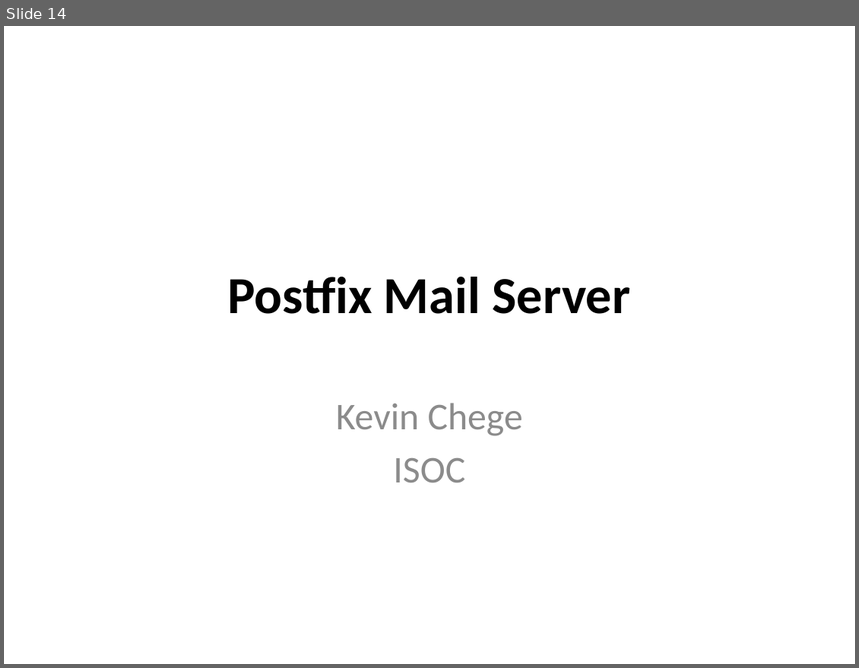
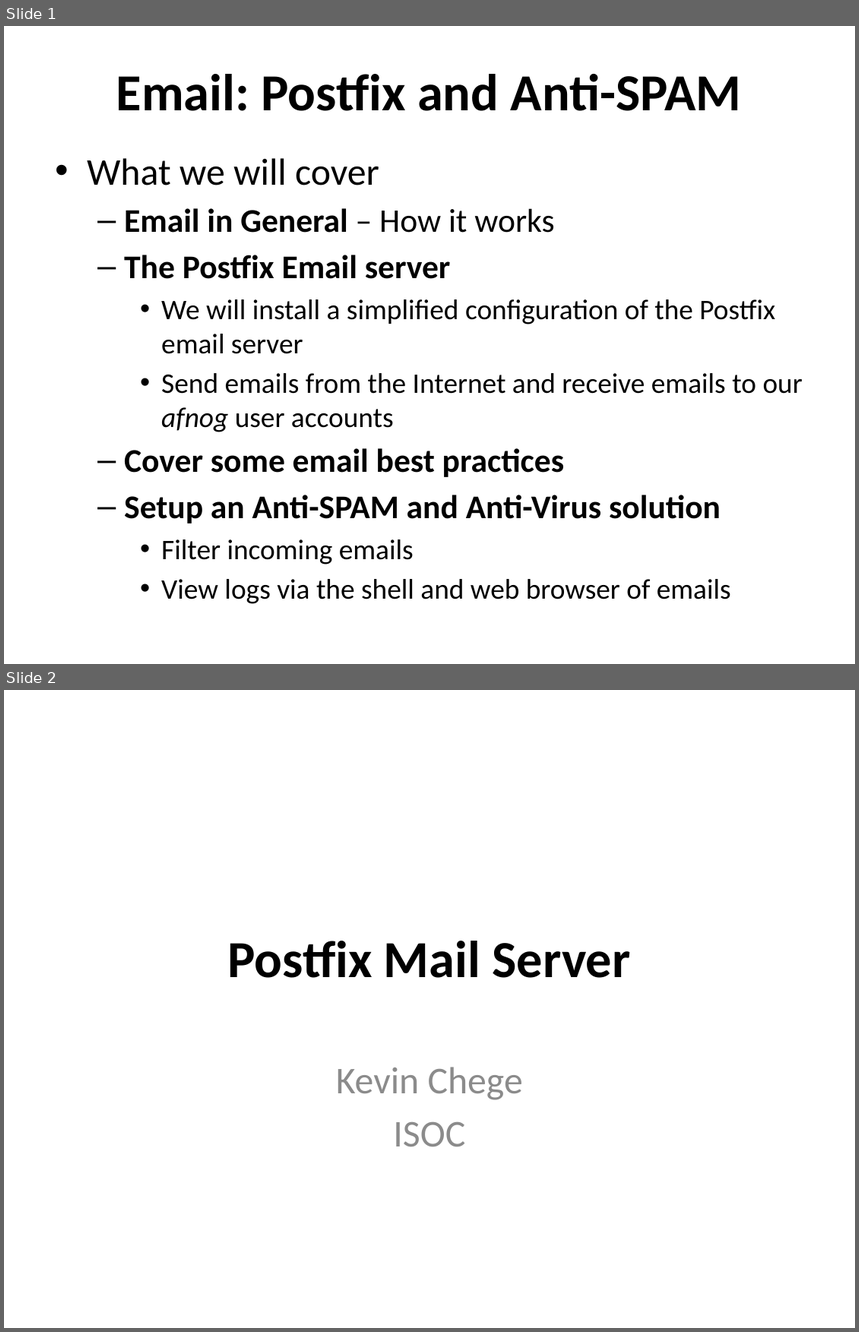
Before and after one commit to afnog/afnog.github.io, a slide deck: sse/postfix/postfix-mailgateway-debian.pptx. Shown one above the other, each under a label of ours: slide 14 before the commit, slides 1 and 2 after it. The pictures are 859x668 and 859x1332 pixels, drawn with LibreOffice and Linux fonts; fonts in the diff are those of the drawing. Boxes give left, top, right and bottom in pixels: in the first picture for what was removed or moved away, otherwise in the second. Text is boxed around its words. In the diff, an @@ line names an element or a change of style, - is before the commit and + after.

```diff
--- a/sse/postfix/postfix-mailgateway-debian.pptx
+++ b/sse/postfix/postfix-mailgateway-debian.pptx
@@ slide 1 added at (4,26,855,664), background #FFFFFF @@
@@ title added at (116,74,742,111), 44 pt, text #000000, bold @@
+Email: Postfix and Anti-SPAM
@@ text added at (87,158,803,604), 24 pt, text #000000 @@
+• What we will cover
+  – Email in General – How it works
+  – The Postfix Email server
+    • We will install a simplified configuration of the Postfix email server
+    • Send emails from the Internet and receive emails to our afnog user accounts
+  – Cover some email best practices
+  – Setup an Anti-SPAM and Anti-Virus solution
+    • Filter incoming emails
+    • View logs via the shell and web browser of emails
@@ what was slide 14 is now slide 2 @@
```
Also in this commit, not shown: 11 slides changed, 7 other slides added, 3 slides removed, 30 other files.
